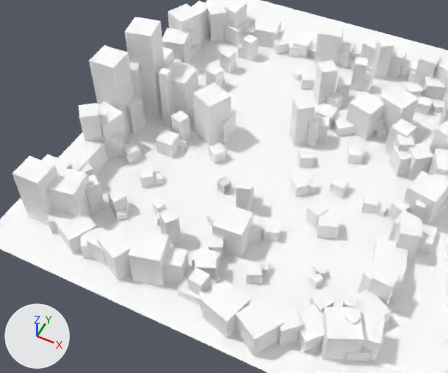
The Blender file environment.blend: old version first, new version second.
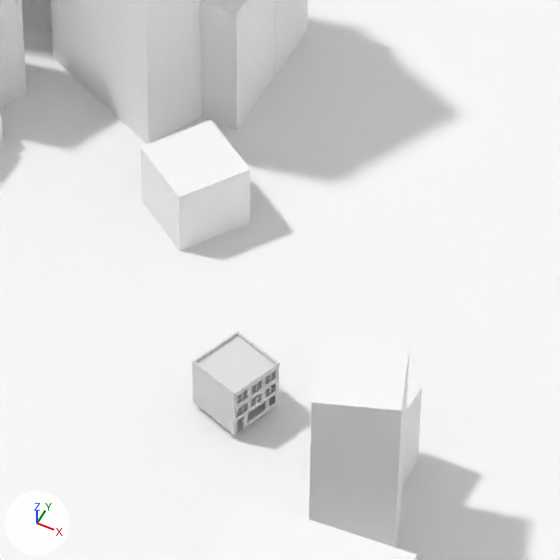
There are two pictures of each version: one from a 50 mm lens placed at (137.3, -321.1, 373.7), pointed at (-12.3, -21.8, -0.4), one close up on the part from 42% to 62% of the width and 33% to 57% of the height. Arrows for +X, +Y and +Z are at lower left; the lights stay in place.

The scene before the commit, as lines of its bpy script (objects in view):
```python
me_cube_294 = bpy.data.meshes.new('Cube.294')
me_cube_294.from_pydata(...)  # 8 vertices, 6 faces; spans x -0.438..0.438, y -0.438..0.438, z -0.329..0.967
me_cube_294.materials.append(mat_material_001)  # white #ffffff
me_cube_298 = bpy.data.meshes.new('Cube.298')
me_cube_298.from_pydata(...)  # a box spanning x -1.0..1.0, y -1.0..1.0, z -1.0..3.05
me_cube_298.materials.append(mat_material_001)  # white #ffffff
ob_building = bpy.data.objects.new('Building', None)
ob_building.location = (-11.3, -23.7, 0.0)
ob_building.rotation_euler = (0.0, 0.0, -0.367)  # degrees (0, 0, -21)
ob_building.show_instancer_for_render = False
ob_building.instance_type = 'COLLECTION'
ob_building.instance_collection = col_building
ob_largebuilding_019 = bpy.data.objects.new('largebuilding.019', me_cube_294)
ob_largebuilding_019.location = (9.9, -24.9, 2.3)
ob_largebuilding_019.rotation_euler = (0.0, 0.0, -0.445)  # degrees (0, 0, -25)
ob_largebuilding_019.scale = (11.2, 11.2, 11.2)
ob_largebuilding_023 = bpy.data.objects.new('largebuilding.023', me_cube_298)
ob_largebuilding_023.location = (-48.9, 29.1, 9.6)
ob_largebuilding_023.rotation_euler = (0.0, 0.0, -6.729)  # degrees (0, 0, 334)
ob_largebuilding_023.scale = (11.2, 11.2, 11.2)
# also in view: 'largebuilding.021' at (-70.9, 12.9, 11.3); 'largebuilding.041' at (-65.7, 36.1, 5.9); 'Plane.001' at (18.9, 46.2, -1.0); 'largebuilding.067' at (10.8, -33.9, 12.6); 'largebuilding.064' at (-32.0, 5.7, 3.9)
```
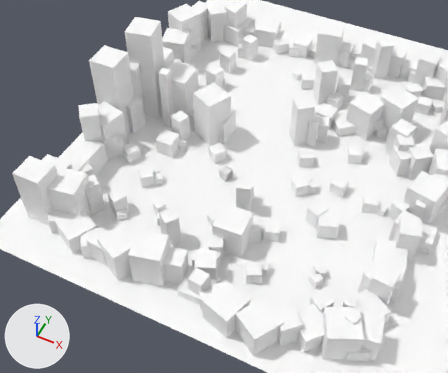
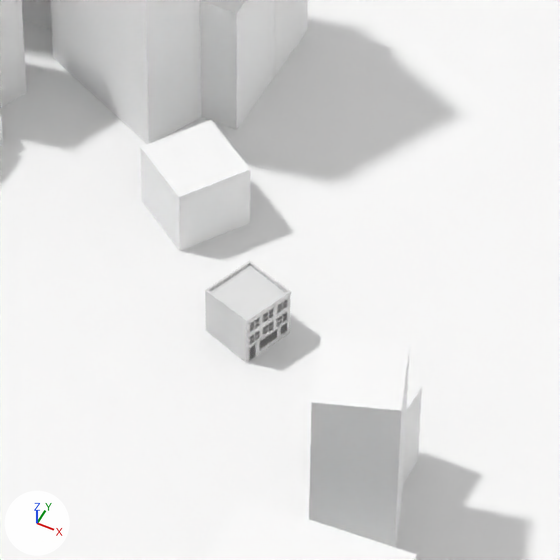
Commit message: Placed the building

Pixel boxes [x1, y1, x2, y2] of what changed, in the close-ups (560 x 560 px):
'Building', moved
    before: [192, 331, 280, 435]
    after: [205, 261, 291, 363]

The change, as a list of edits to the scene's bpy script:
```text
Change ob_building:
    ob_building.location: (-11.3, -23.7, 0.0) -> (-15.9, -10.9, -1.0)
```
